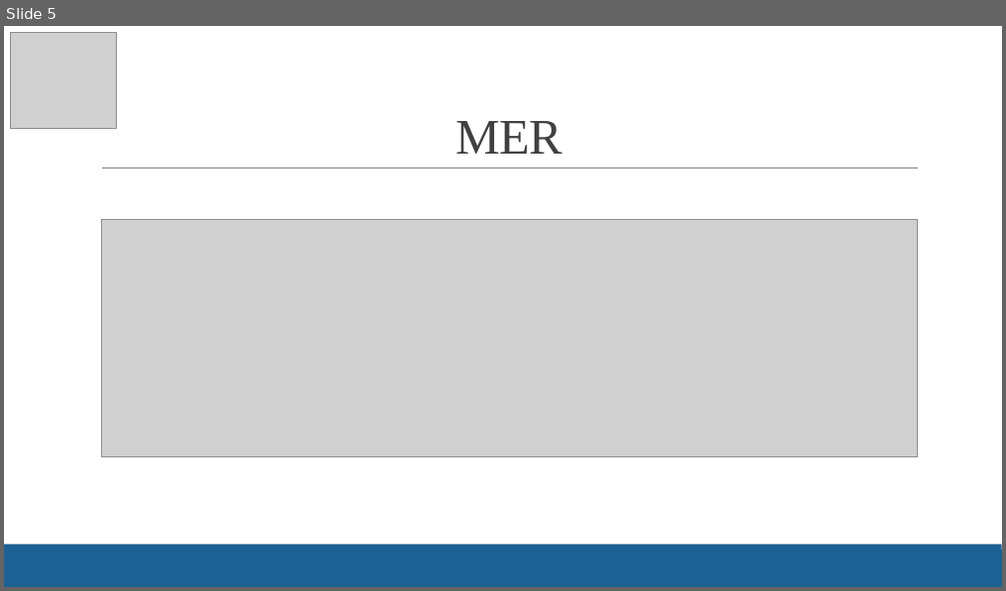
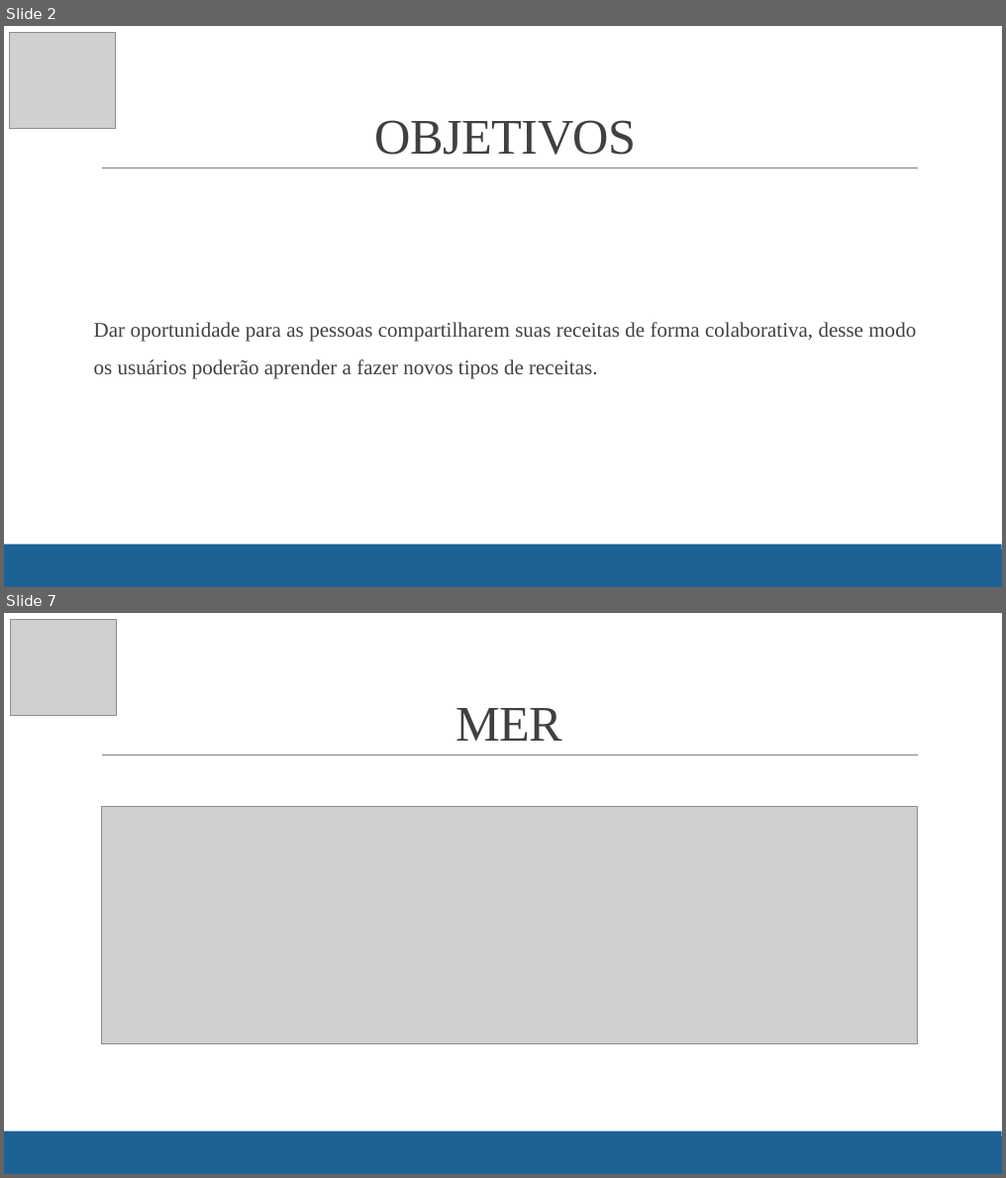
Before and after one commit to arezit/monkeysreceitas, a slide deck: TEXcerto.pptx. Shown one above the other, each under a label of ours: slide 5 before the commit, slides 2 and 7 after it; the slides between them are not shown. The pictures are 1006x591 and 1006x1178 pixels, drawn with LibreOffice and Linux fonts; fonts in the diff are those of the drawing; grey boxes stand for pictures. Boxes give left, top, right and bottom in pixels: in the first picture for what was removed or moved away, otherwise in the second. Text is boxed around its words. In the diff, an @@ line names an element or a change of style, - is before the commit and + after.

```diff
--- a/TEXcerto.pptx
+++ b/TEXcerto.pptx
@@ slide 2 added at bbox=[4, 26, 1002, 587], background #FFFFFF; not listed: 3 template elements that a slide beside it also shows @@
@@ picture added at bbox=[9, 32, 116, 128] @@
@@ title added at bbox=[374, 120, 637, 155], 48 pt, text #404040 @@
+OBJETIVOS
@@ text added at bbox=[94, 322, 916, 379], 20 pt, text #404040 @@
+Dar oportunidade para as pessoas compartilharem suas receitas de forma colaborativa, desse modo os usuários poderão aprender a fazer novos tipos de receitas.
@@ what was slide 5 is now slide 7 @@
```
Also in this commit, not shown: 13 slides changed, 2 other slides added.
